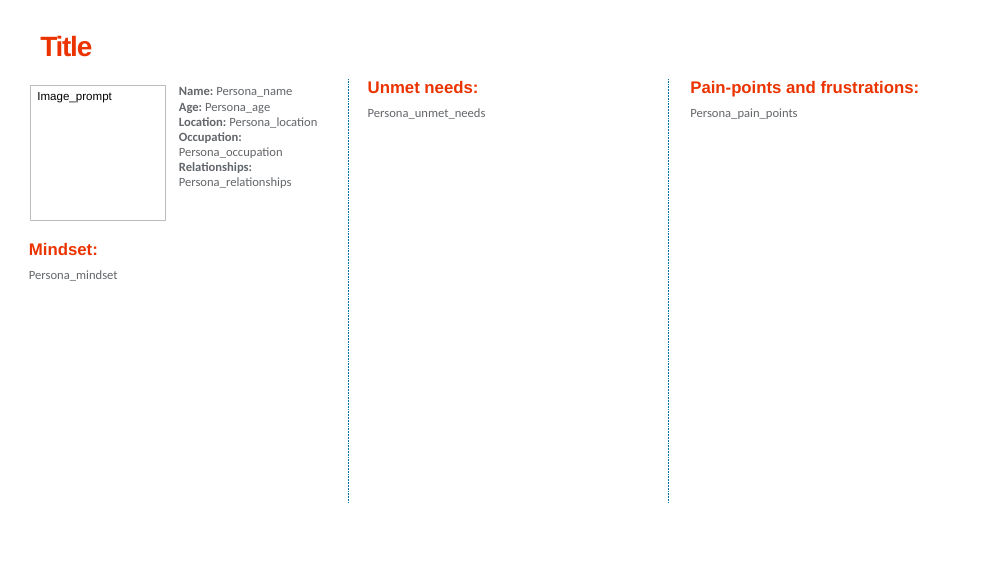
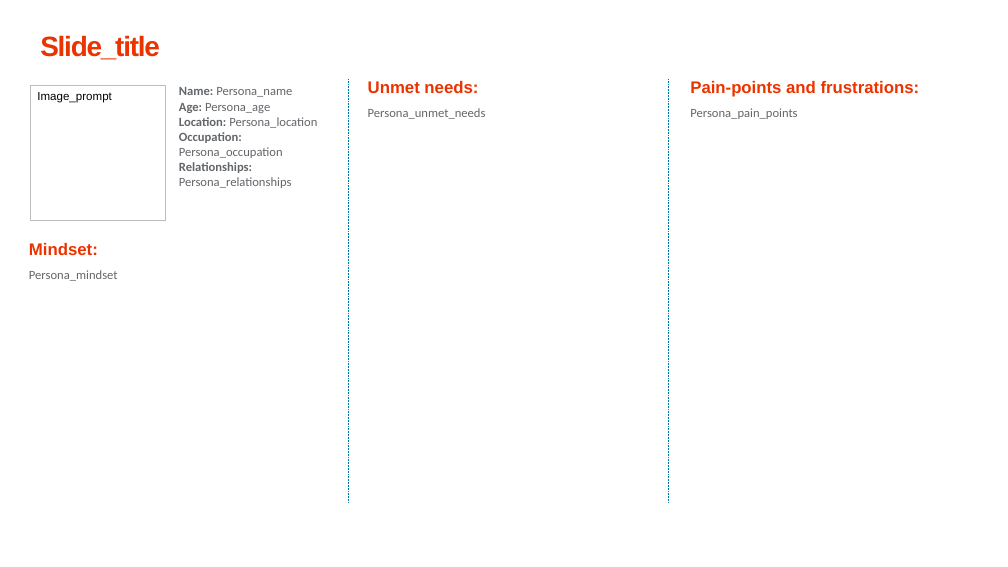
Before and after one commit to xpistos90210/templates, a slide deck: slide 1 of Persona_template.pptx. Drawn at 1008x567 pixels with LibreOffice and Linux fonts; fonts in the diff are those of the drawing. Boxes give left, top, right and bottom in pixels: in the first picture for what was removed or moved away, otherwise in the second. Text is boxed around its words. In the diff, an @@ line names an element or a change of style, - is before the commit and + after.

```diff
--- a/Persona_template.pptx
+++ b/Persona_template.pptx
@@ title at bbox=[40, 35, 160, 60]: text changed @@
-Title
+Slide_title
```
